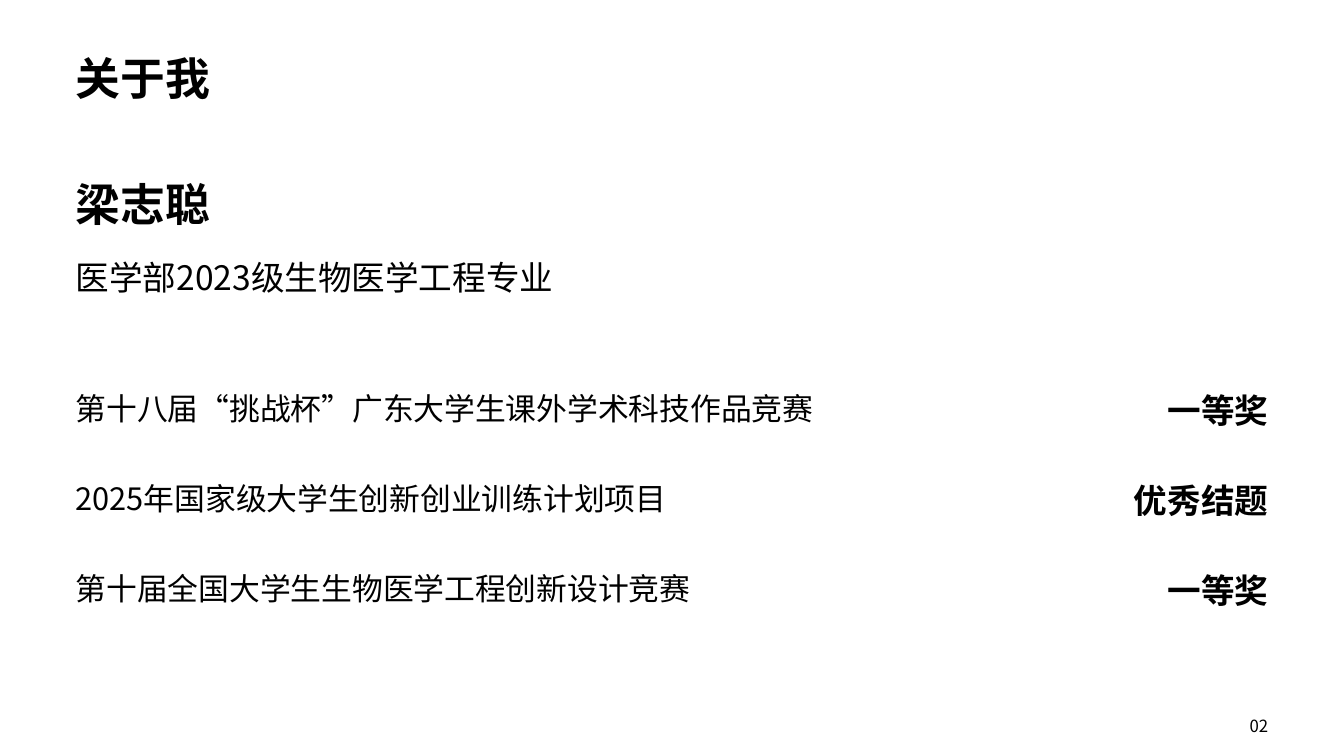
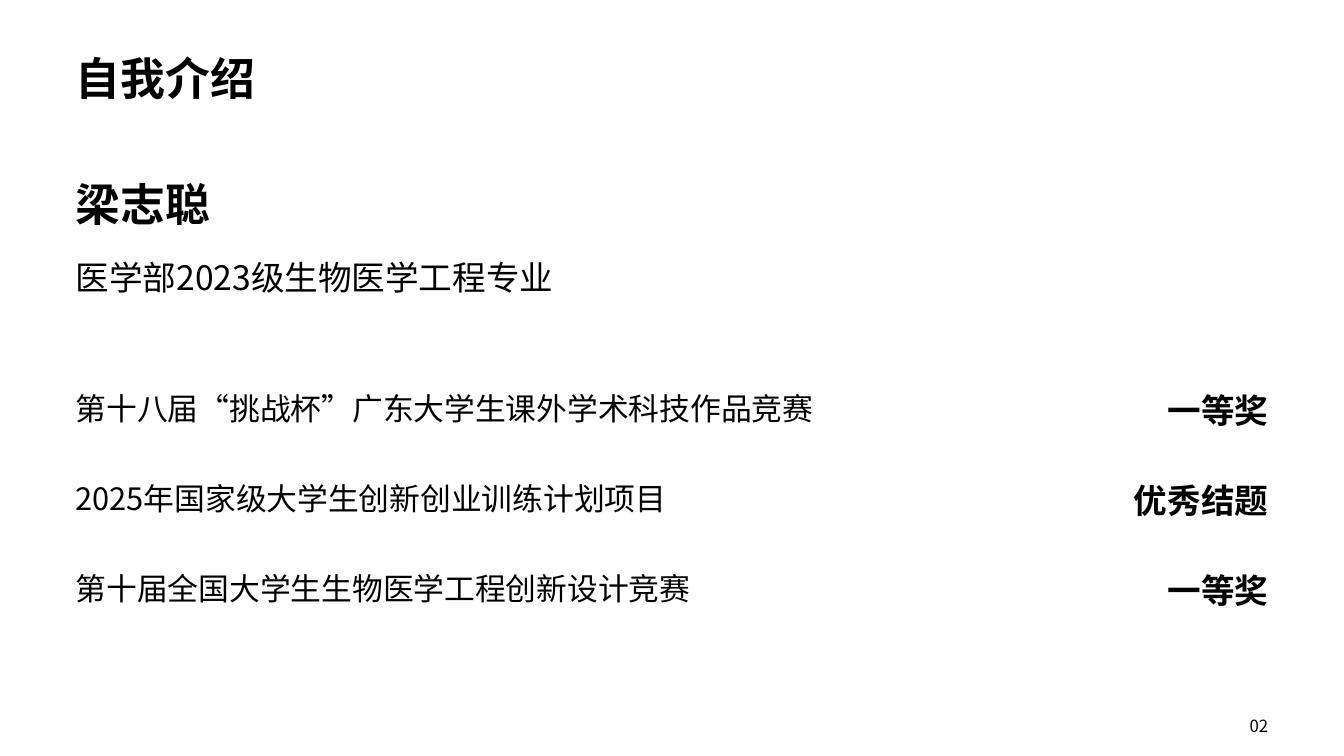
Before and after one commit to uuoov/challenge-cup-sharing, a slide deck: slide 2 of challenge-cup-sharing.pptx. Drawn at 1344x756 pixels with LibreOffice and Linux fonts; fonts in the diff are those of the drawing. Boxes give left, top, right and bottom in pixels: in the first picture for what was removed or moved away, otherwise in the second. Text is boxed around its words. In the diff, an @@ line names an element or a change of style, - is before the commit and + after.

```diff
--- a/challenge-cup-sharing.pptx
+++ b/challenge-cup-sharing.pptx
@@ text at bbox=[76, 56, 255, 99]: text changed @@
-关于我
+自我介绍
```
Also in this commit, not shown: 8 other slides changed, 1 slide added, 1 other file.
